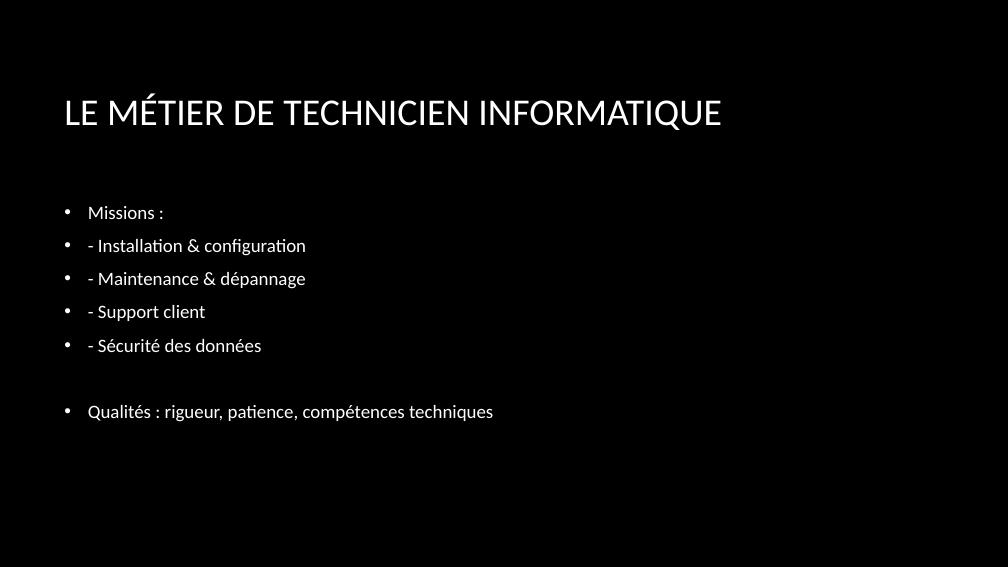
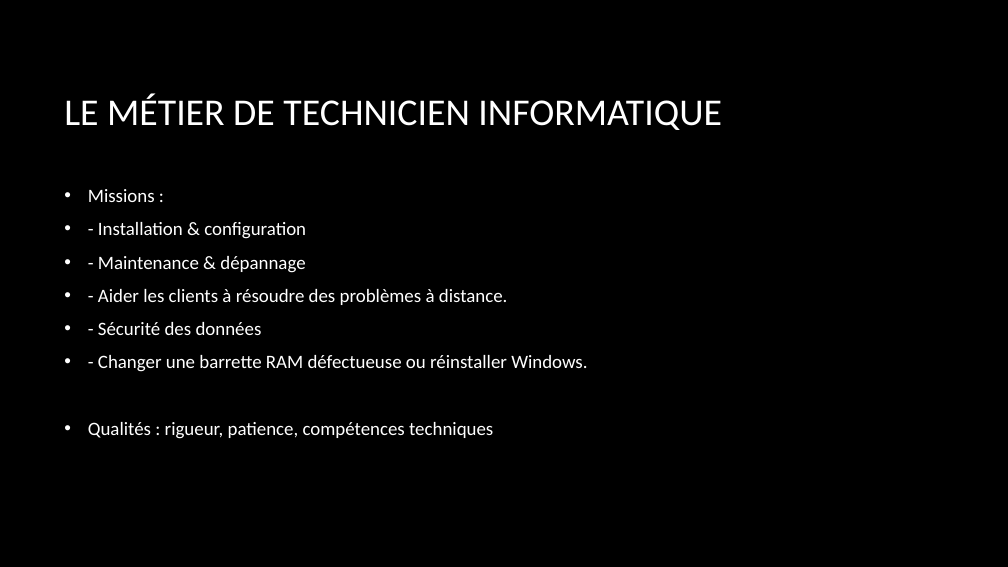
Before and after one commit to dneau-dev/oral_de_stage, a slide deck: slide 6 of Présentation_et_oral_de_stage_de_3eme_final.pptx (slide 10 before the commit). Drawn at 1008x567 pixels with LibreOffice and Linux fonts; fonts in the diff are those of the drawing; background and template pictures are left out. Boxes give left, top, right and bottom in pixels: in the first picture for what was removed or moved away, otherwise in the second. Text is boxed around its words. In the diff, an @@ line names an element or a change of style, - is before the commit and + after.

```diff
--- a/Présentation_et_oral_de_stage_de_3eme_final.pptx
+++ b/Présentation_et_oral_de_stage_de_3eme_final.pptx
@@ text at bbox=[98, 289, 508, 305]: text changed @@
-• - Support client
+• - Aider les clients à résoudre des problèmes à distance.
@@ text at bbox=[98, 355, 587, 372]: paragraph added @@
+• - Changer une barrette RAM défectueuse ou réinstaller Windows.
```
Also in this commit, not shown: 5 other slides changed, 1 slide added, 5 slides removed.
